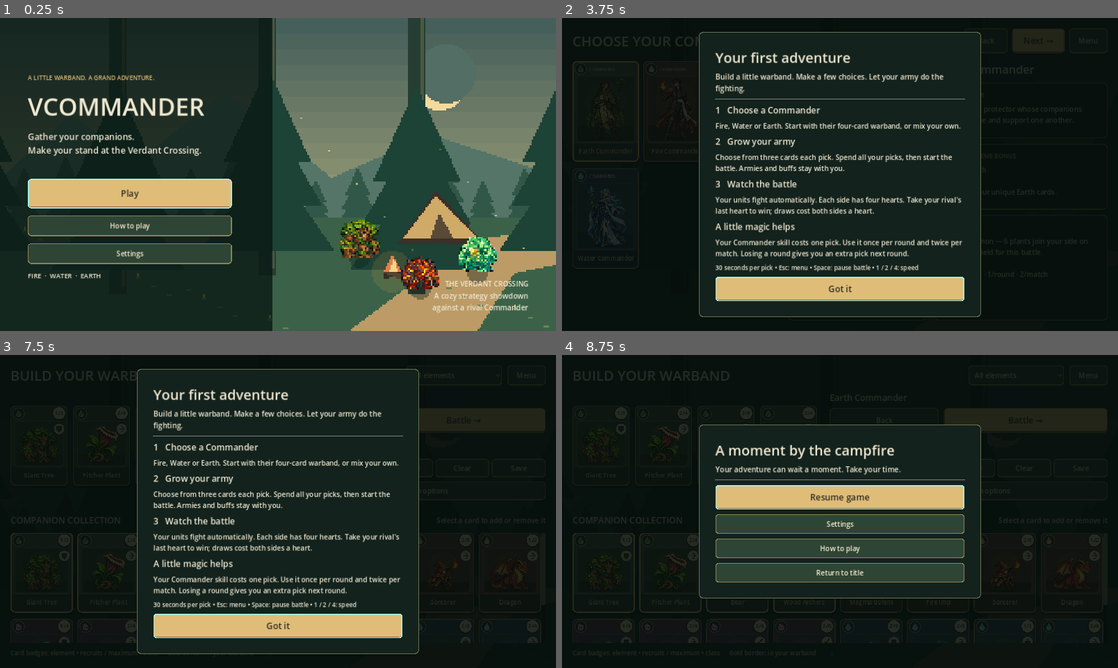
Above: before the commit, frames 1-4 (two rows, left to right).
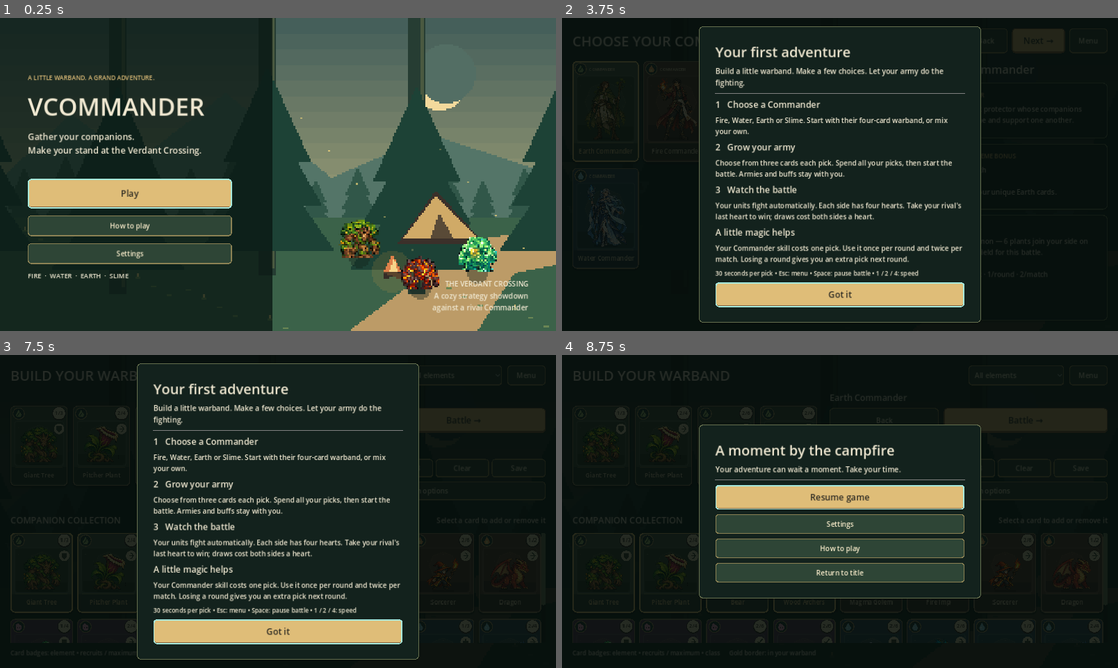
Above: after the commit, the same moments.

Repository: oaklanavery-hub/vcommander
Game: Godot game, scene res://scenes/main_menu/main_menu.tscn
The game is run twice, just before and just after one commit, with the same random seed, the same clock (stepped at 60 frames per second) and the same inputs. Sound files missing from this copy of the repository are replaced by a short silence.
Inputs:
- Up to frame 1 (0.25 s): no input
- Up to frame 2 (3.75 s): click "How to play" at 0.5 s; click "Got it" at 1.25 s; click "Play" at 2 s; click "Menu" at 2.75 s; click "How to play" at 3.5 s
- Up to frame 3 (7.5 s): click "Got it" at 4.25 s; click "Resume game" at 5 s; click "Next →" at 5.75 s; click "Menu" at 6.5 s; click "How to play" at 7.25 s
- Up to frame 4 (8.75 s): click "Got it" at 8 s

The runs differ from the first frame. In frame 1, less than 0.1% of the frame differs, in the area x 18-24%, y 81-84%; in frame 2, 13%, in the area x 24-76%, y 2-98%; in frame 3, 13%; in frame 4, nothing differs.

Commit message:
fix: include Slime Court in title and help roster text

Diff:
--- a/scripts/boot/boot.gd
+++ b/scripts/boot/boot.gd
@@ -5,7 +5,7 @@
 func _ready() -> void:
     var summary := ContentDatabase.get_summary()
     if summary.get("ok", false):
-        status_label.text = "Foundation OK\nCommanders: %d   Cards: %d   Sets: %d\nFire • Water • Earth" % [
+        status_label.text = "Foundation OK\nCommanders: %d   Cards: %d   Sets: %d\nFire • Water • Earth • Slime" % [
             summary.get("commanders", 0),
             summary.get("cards", 0),
             summary.get("sets", 0)
--- a/scripts/main_menu/main_menu.gd
+++ b/scripts/main_menu/main_menu.gd
@@ -57,7 +57,7 @@
     settings.custom_minimum_size.y = 48
     settings.pressed.connect(GameMenu.open_settings)
     left.add_child(settings)
-    left.add_child(ScreenStyle.label("FIRE  ·  WATER  ·  EARTH", 15))
+    left.add_child(ScreenStyle.label("FIRE  ·  WATER  ·  EARTH  ·  SLIME", 15))
     var right := VBoxContainer.new()
     right.size_flags_horizontal = Control.SIZE_EXPAND_FILL
     right.alignment = BoxContainer.ALIGNMENT_END
--- a/scripts/presentation/game_menu.gd
+++ b/scripts/presentation/game_menu.gd
@@ -123,7 +123,7 @@
 func open_help() -> void:
     _page("Your first adventure", "Build a little warband. Make a few choices. Let your army do the fighting.")
     var steps := [
-        ["1   Choose a Commander", "Fire, Water or Earth. Start with their four-card warband, or mix your own."],
+        ["1   Choose a Commander", "Fire, Water, Earth or Slime. Start with their four-card warband, or mix your own."],
         ["2   Grow your army", "Choose from three cards each pick. Spend all your picks, then start the battle. Armies and buffs stay with you."],
         ["3   Watch the battle", "Your units fight automatically. Each side has four hearts. Take your rival's last heart to win; draws cost both sides a heart."],
         ["A little magic helps", "Your Commander skill costs one pick. Use it once per round and twice per match. Losing a round gives you an extra pick next round."]
Not shown, changed: docs/DEVELOPMENT_STATUS.md
